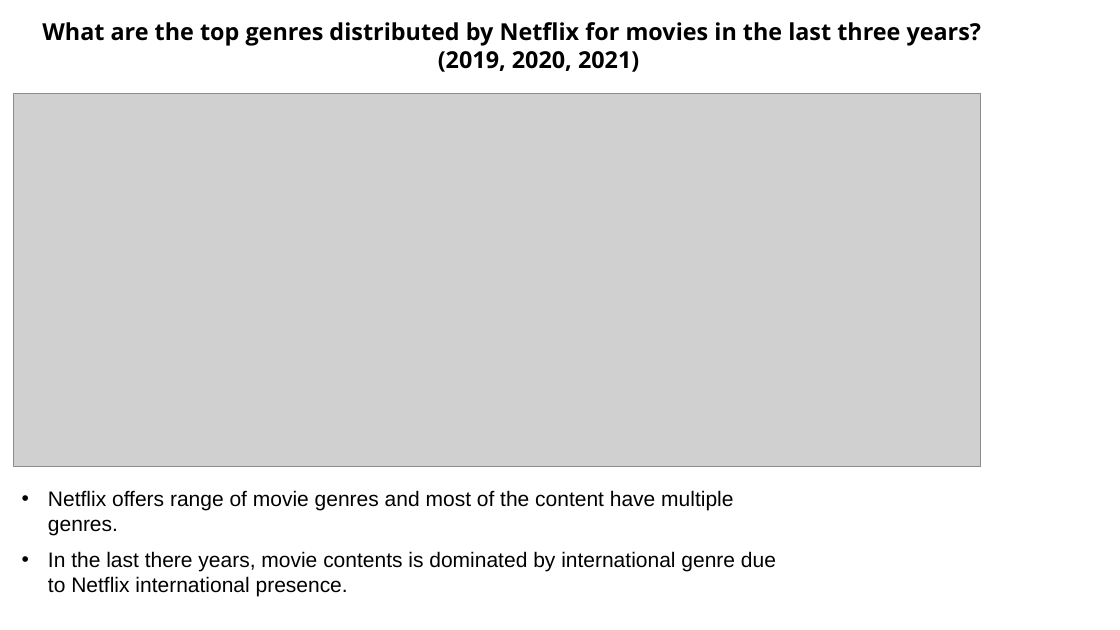
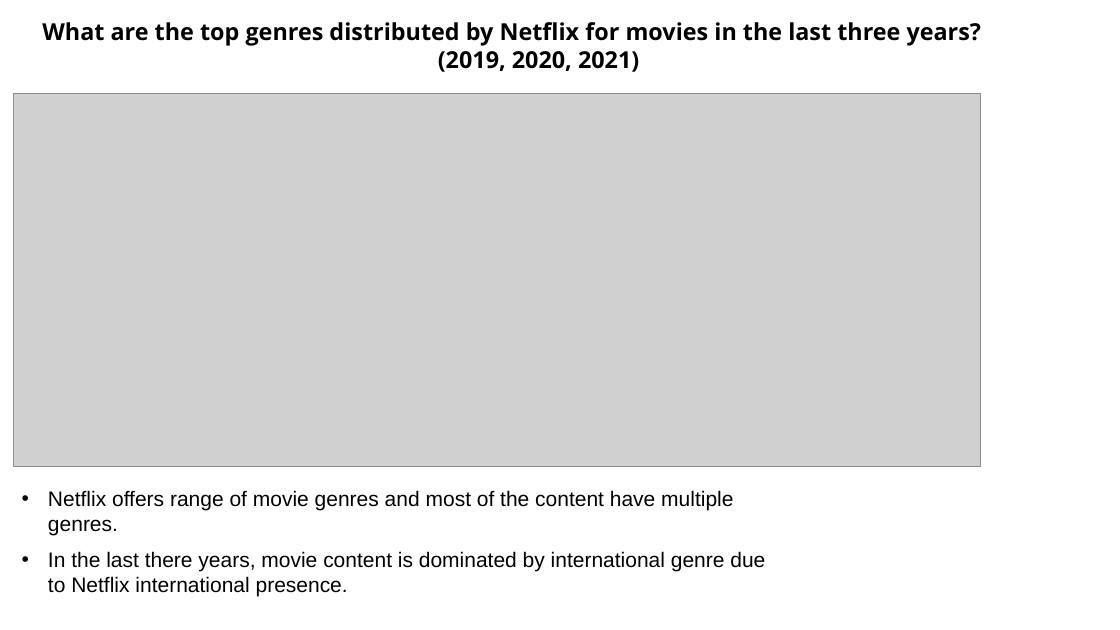
Before and after one commit to Costilrt/The-First-Project, a slide deck: slide 9 of TeamProjectPPT_Chang_Rolly_Derek_Matthew.pptx. Drawn at 1120x630 pixels with LibreOffice and Linux fonts; fonts in the diff are those of the drawing; grey boxes stand for pictures; background and template pictures are left out. Boxes give left, top, right and bottom in pixels: in the first picture for what was removed or moved away, otherwise in the second. Text is boxed around its words. In the diff, an @@ line names an element or a change of style, - is before the commit and + after.

```diff
--- a/TeamProjectPPT_Chang_Rolly_Derek_Matthew.pptx
+++ b/TeamProjectPPT_Chang_Rolly_Derek_Matthew.pptx
@@ text at bbox=[48, 551, 765, 597]: text changed @@
-• In the last there years, movie contents is dominated by international genre due to Netflix international presence.
+• In the last there years, movie content is dominated by international genre due to Netflix international presence.
```
Also in this commit, not shown: 4 other slides changed.
